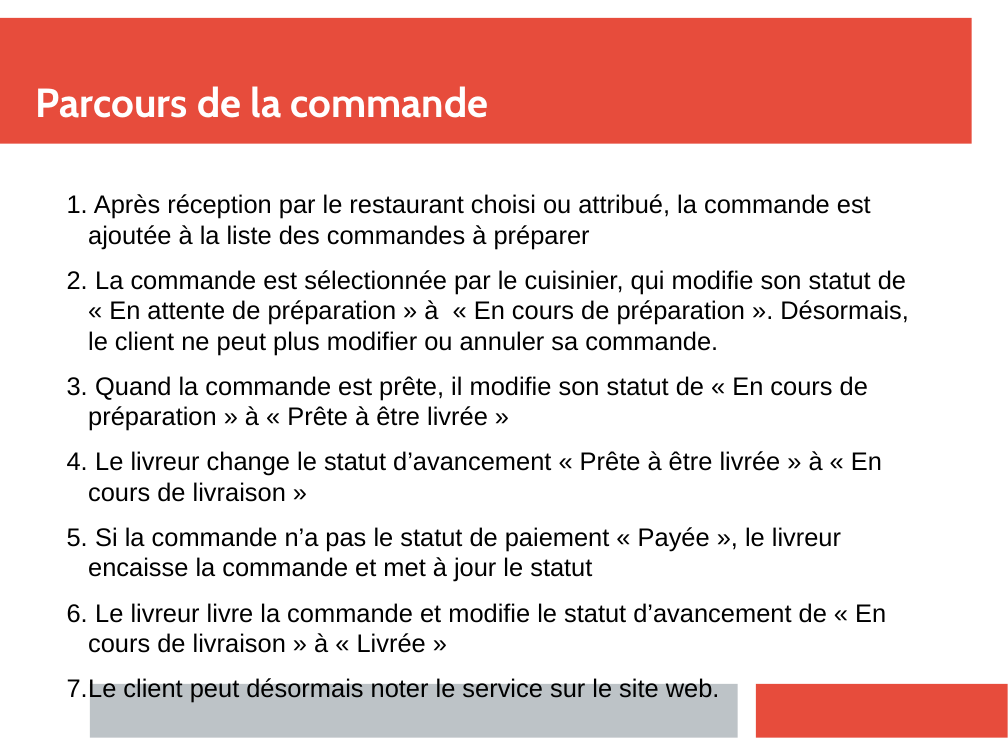
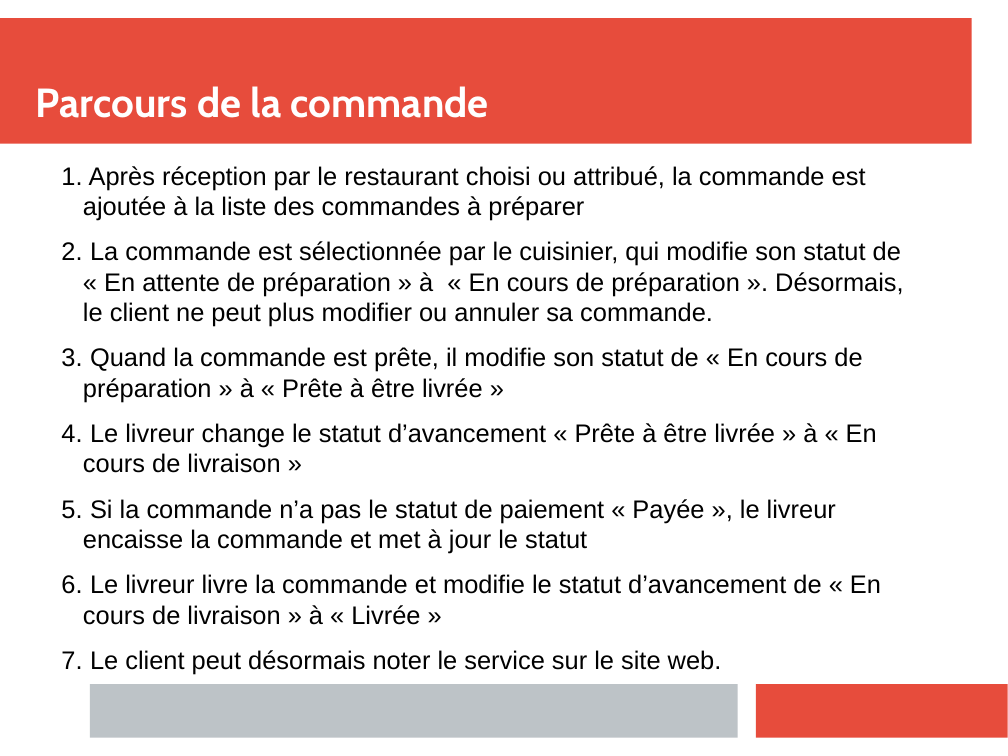
Before and after one commit to clemenceclaireR/spec_fonctionnelles_restaurant, a slide deck: slide 7 of diapo_presentation_solution.pptx. Drawn at 1008x756 pixels with LibreOffice and Linux fonts; fonts in the diff are those of the drawing. Boxes give left, top, right and bottom in pixels: in the first picture for what was removed or moved away, otherwise in the second. Text is boxed around its words. In the diff, an @@ line names an element or a change of style, - is before the commit and + after.

```diff
--- a/diapo_presentation_solution.pptx
+++ b/diapo_presentation_solution.pptx
@@ text "Après réception par le restaurant ...": place and size @@
-text "Après réception par le restaurant ..." at (88,194,909,653)
+text "Après réception par le restaurant ..." at (83,166,904,625)
```
Also in this commit, not shown: 3 other slides changed, 2 other files.
